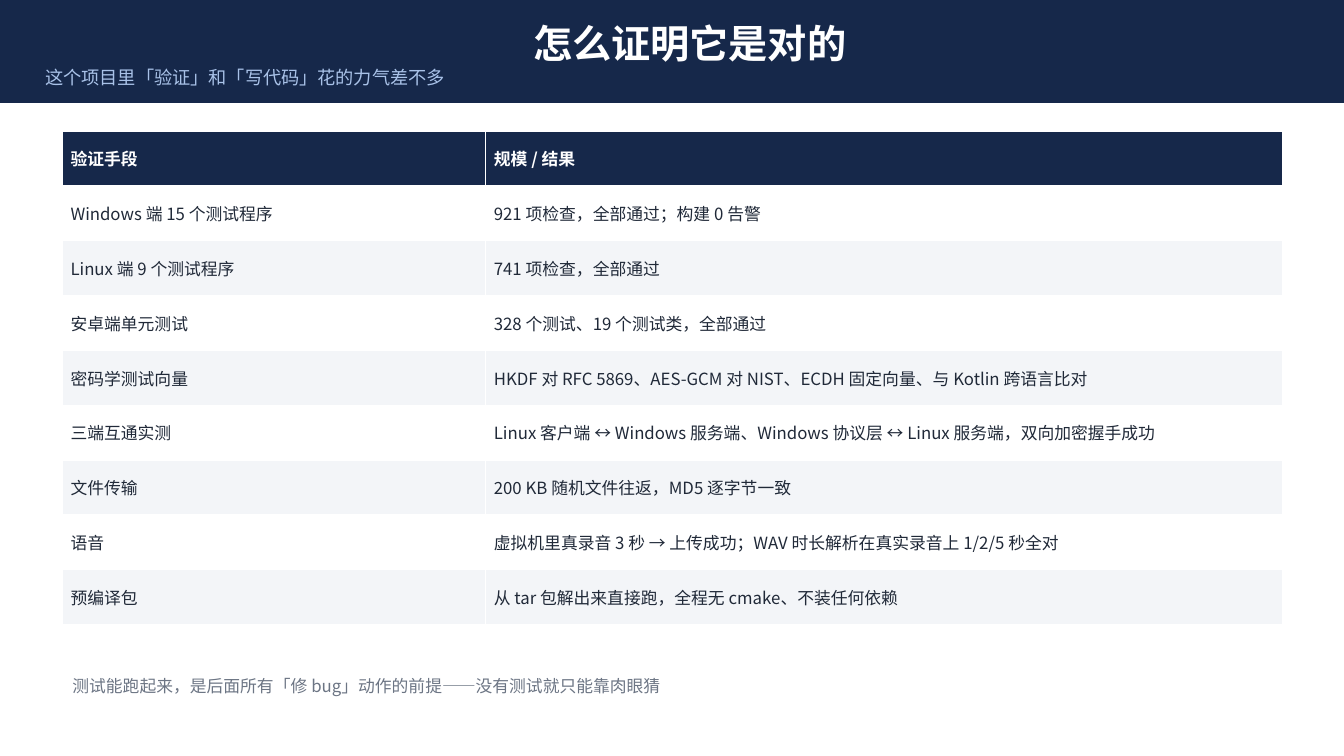
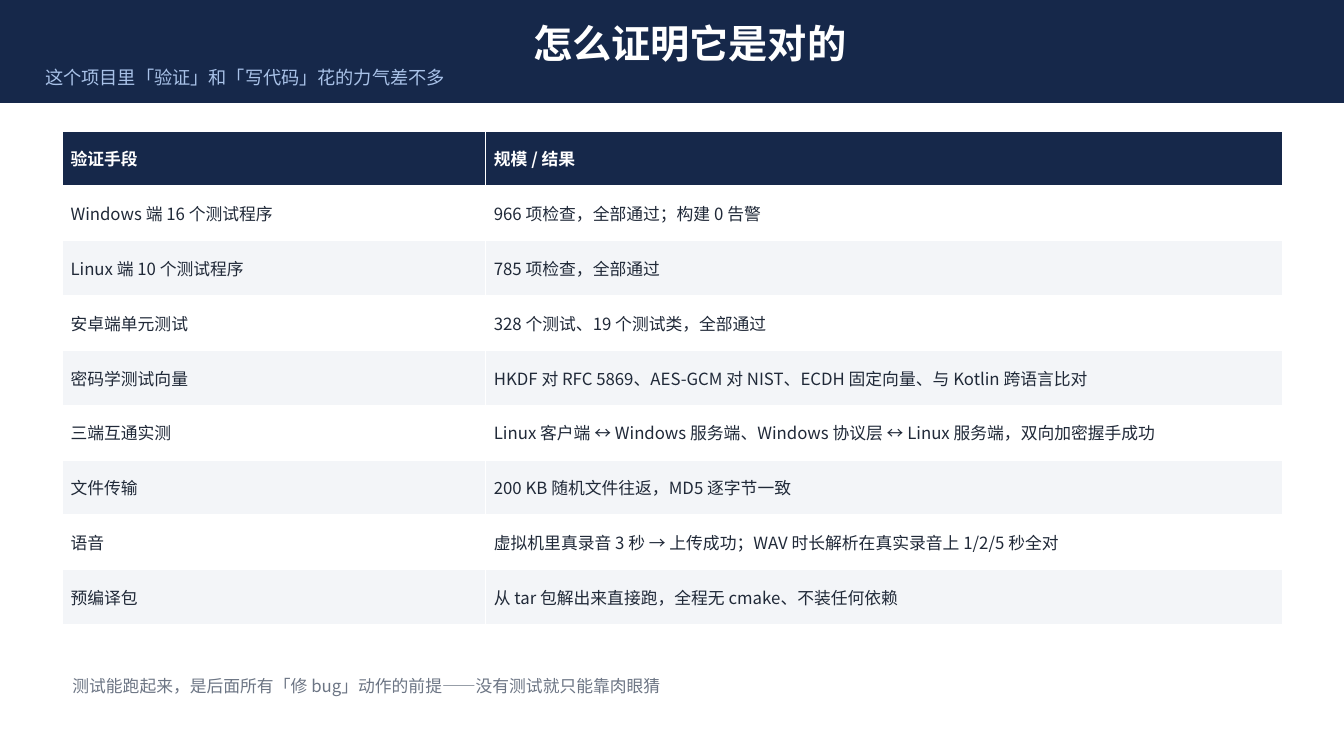
Before and after one commit to dongfang20101113/DChat, a slide deck: slide 12 of dchat-项目介绍.pptx. Drawn at 1344x756 pixels with LibreOffice and Linux fonts; fonts in the diff are those of the drawing. Boxes give left, top, right and bottom in pixels: in the first picture for what was removed or moved away, otherwise in the second. Text is boxed around its words. In the diff, an @@ line names an element or a change of style, - is before the commit and + after.

```diff
--- a/dchat-项目介绍.pptx
+++ b/dchat-项目介绍.pptx
@@ table at (63, 131, 1282, 625) @@
-row 2, column 1: Windows 端 15 个测试程序
+row 2, column 1: Windows 端 16 个测试程序
-row 2, column 2: 921 项检查，全部通过；构建 0 告警
+row 2, column 2: 966 项检查，全部通过；构建 0 告警
-row 3, column 1: Linux 端 9 个测试程序
+row 3, column 1: Linux 端 10 个测试程序
-row 3, column 2: 741 项检查，全部通过
+row 3, column 2: 785 项检查，全部通过
```
Also in this commit, not shown: 3 other slides changed, 3 slides added, 2 slides removed, 1 other file.
